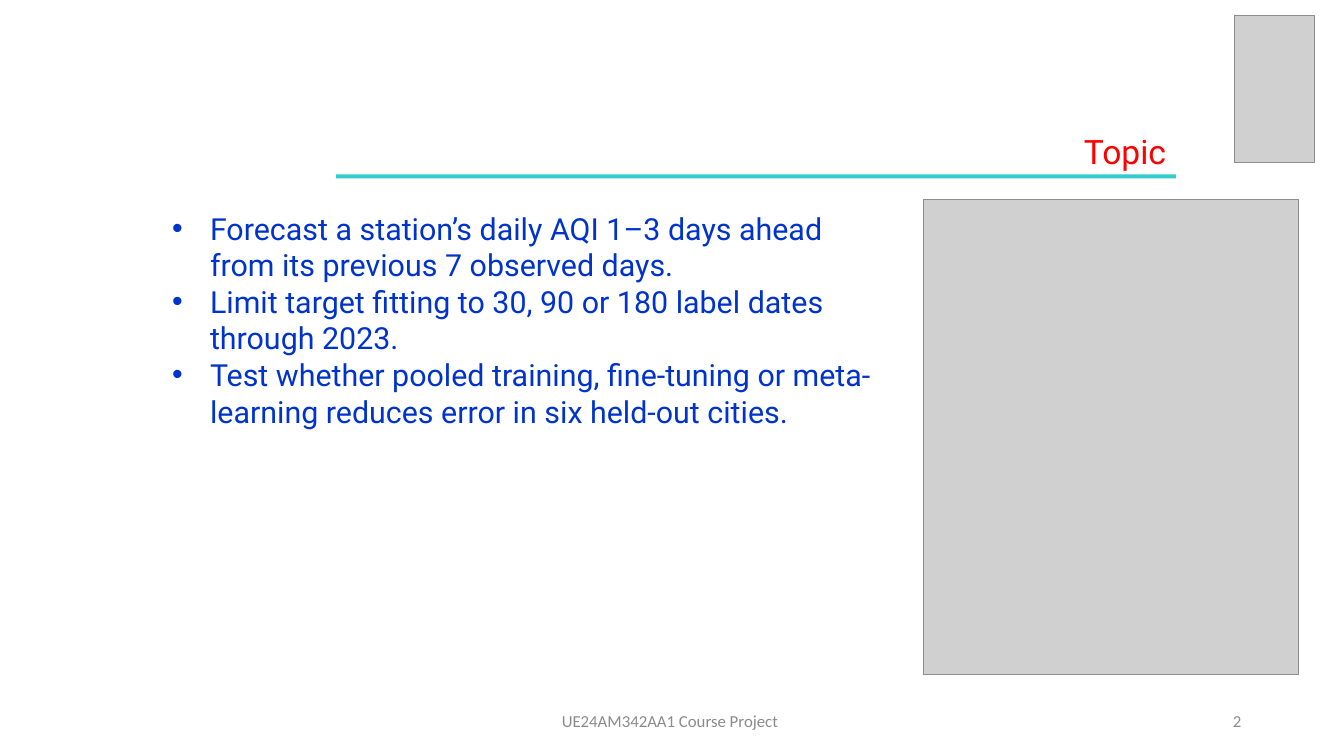
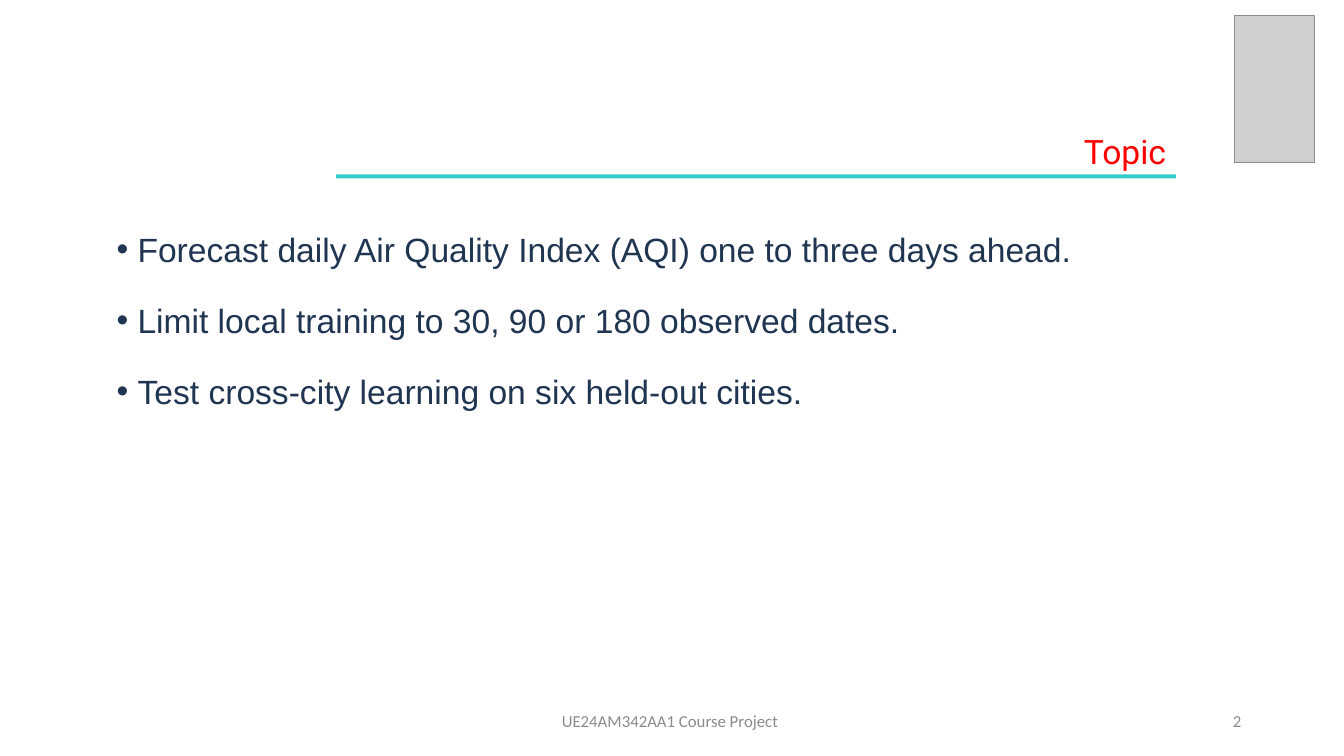
Before and after one commit to arjunsrikanthh/afml-course-project, a slide deck: slide 2 of slides/AFML_Final_Presentation.pptx. Drawn at 1344x756 pixels with LibreOffice and Linux fonts; fonts in the diff are those of the drawing; grey boxes stand for pictures. Boxes give left, top, right and bottom in pixels: in the first picture for what was removed or moved away, otherwise in the second. Text is boxed around its words. In the diff, an @@ line names an element or a change of style, - is before the commit and + after.

```diff
--- a/slides/AFML_Final_Presentation.pptx
+++ b/slides/AFML_Final_Presentation.pptx
@@ picture removed at [925, 200, 1300, 675] @@
@@ text at [138, 237, 1071, 411]: text changed; size 21.8 to 24 pt; font Roboto to Arial; text colour #0033CC to #203551 @@
-• Forecast a station’s daily AQI 1–3 days ahead from its previous 7 observed days.
-• Limit target fitting to 30, 90 or 180 label dates through 2023.
-• Test whether pooled training, fine-tuning or meta-learning reduces error in six held-out cities.
+• Forecast daily Air Quality Index (AQI) one to three days ahead.
+• Limit local training to 30, 90 or 180 observed dates.
+• Test cross-city learning on six held-out cities.
```
Also in this commit, not shown: 5 other slides changed, 8 slides added, 6 slides removed, 35 other files.
